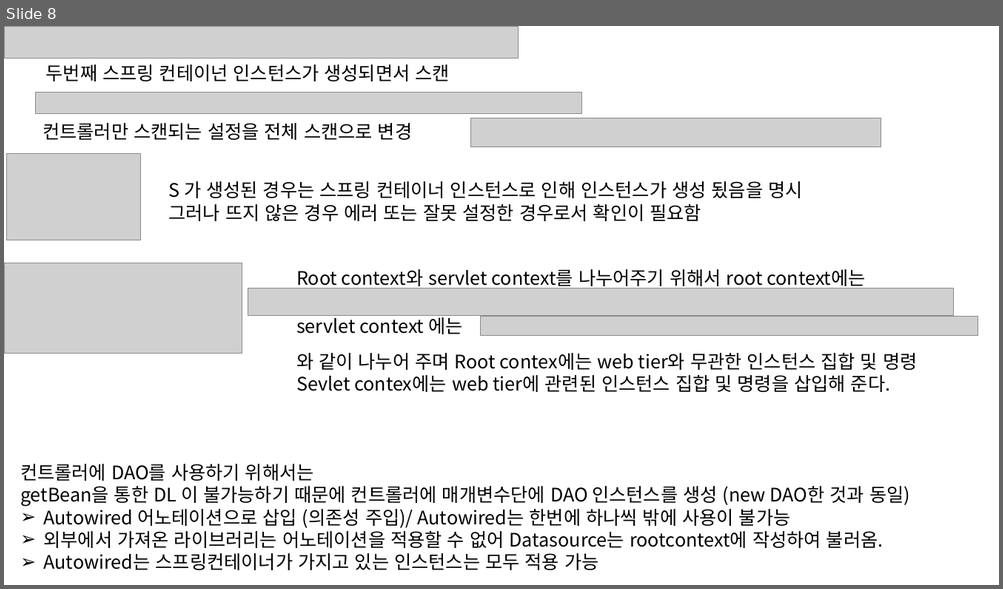
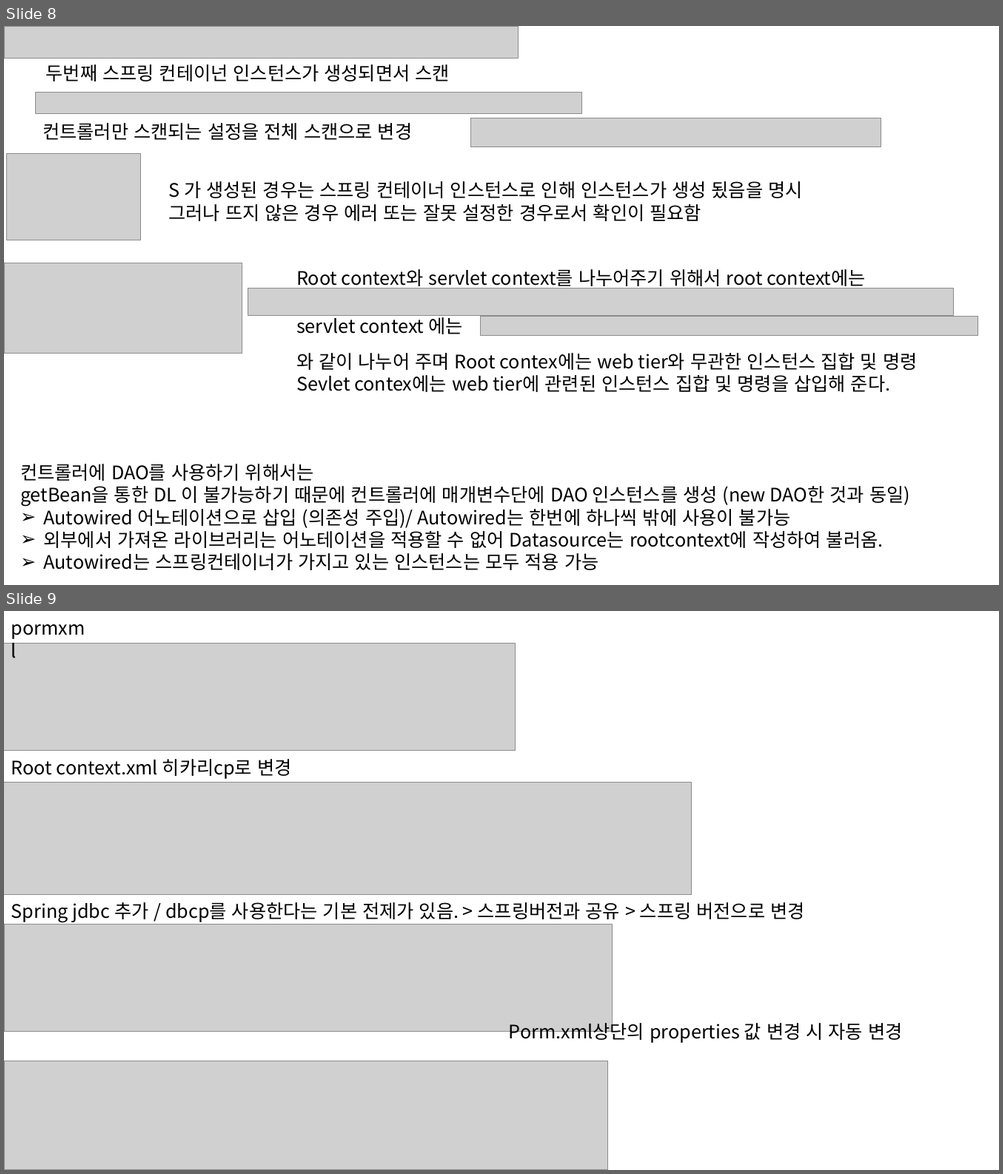
Before and after one commit to HSungJun/AfterSemi, a slide deck: STSWorkspace/Spring.pptx. Shown one above the other, each under a label of ours: slide 8 before the commit, slides 8 and 9 after it. The pictures are 1003x589 and 1003x1174 pixels, drawn with LibreOffice and Linux fonts; fonts in the diff are those of the drawing; grey boxes stand for pictures. Boxes give left, top, right and bottom in pixels: in the first picture for what was removed or moved away, otherwise in the second. Text is boxed around its words. In the diff, an @@ line names an element or a change of style, - is before the commit and + after.

```diff
--- a/STSWorkspace/Spring.pptx
+++ b/STSWorkspace/Spring.pptx
@@ slide 9 added at [4, 611, 999, 1170], background #FFFFFF @@
@@ text added at [4, 613, 95, 643], 18 pt, text #000000 @@
+pormxml
@@ picture added at [4, 643, 516, 751] @@
@@ text added at [11, 759, 291, 779], 18 pt, text #000000 @@
+Root context.xml 히카리cp로 변경
@@ picture added at [4, 783, 691, 894] @@
@@ text added at [11, 903, 804, 923], 18 pt, text #000000 @@
+Spring jdbc 추가 / dbcp를 사용한다는 기본 전제가 있음. > 스프링버전과 공유 > 스프링 버전으로 변경
@@ picture added at [4, 924, 612, 1032] @@
@@ text added at [509, 1019, 902, 1043], 18 pt, text #000000 @@
+Porm.xml상단의 properties 값 변경 시 자동 변경
@@ picture added at [4, 1062, 608, 1170] @@
```
Also in this commit, not shown: 4 other slides added, 38 other files.
